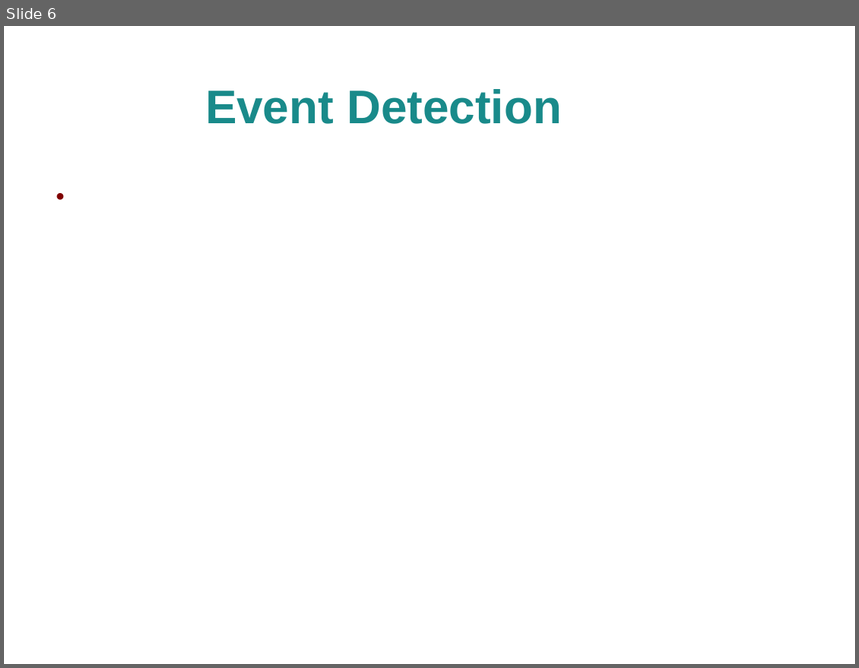
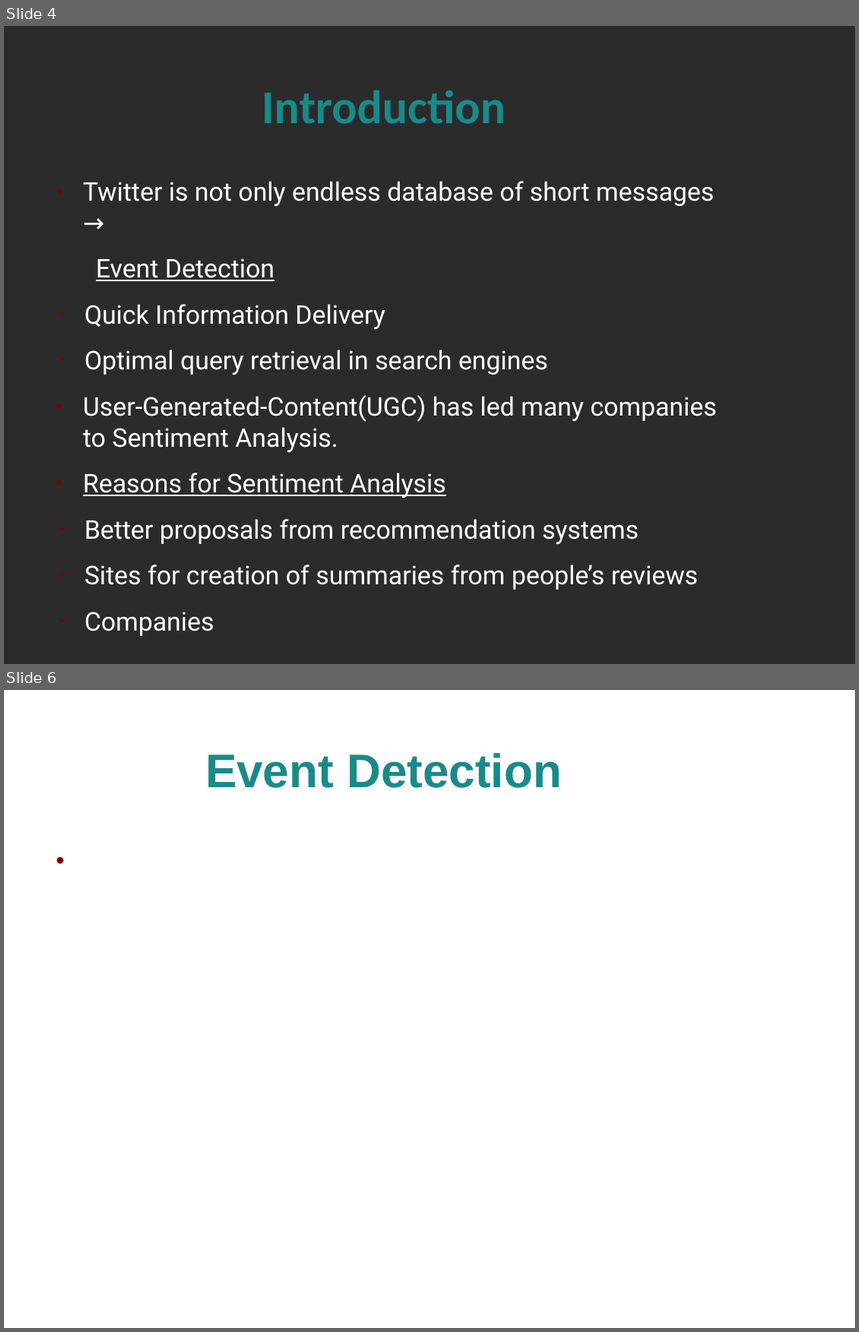
Before and after one commit to alextsil/twitter-topic-detection-and-analysis, a slide deck: parousiasi/presentation.odp. Shown one above the other, each under a label of ours: slide 6 before the commit, slides 4 and 6 after it; the slides between them are not shown. The pictures are 859x668 and 859x1332 pixels, drawn with LibreOffice and Linux fonts; fonts in the diff are those of the drawing; background and template pictures are left out; a plain dark background stands for a picture behind light text. Boxes give left, top, right and bottom in pixels: in the first picture for what was removed or moved away, otherwise in the second. Text is boxed around its words. In the diff, an @@ line names an element or a change of style, - is before the commit and + after.

Commit message:
Presentation Intro

```diff
--- a/parousiasi/presentation.odp
+++ b/parousiasi/presentation.odp
@@ slide 4 added at (4, 26, 855, 664), background picture (left out) @@
@@ title added at (262, 90, 506, 124), 44 pt, text #198A8A, bold @@
+Introduction
@@ text added at (83, 181, 717, 636), 24 pt, text #FFFFFF @@
+● Twitter is not only endless database of short messages →
+Event Detection
+➢ Quick Information Delivery
+➢ Optimal query retrieval in search engines
+● User-Generated-Content(UGC) has led many companies to Sentiment Analysis.
+● Reasons for Sentiment Analysis
+➢ Better proposals from recommendation systems
+➢ Sites for creation of summaries from people’s reviews
+➢ Companies
```
Also in this commit, not shown: 12 slides changed, 2 other slides added, 2 slides removed, 1 other file.
